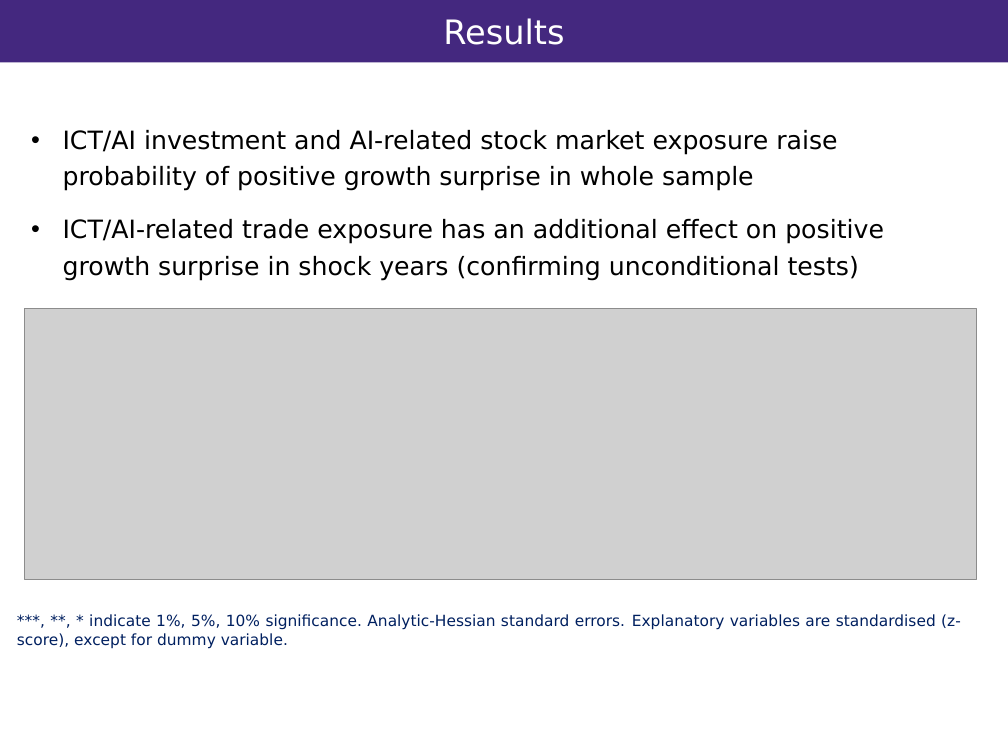
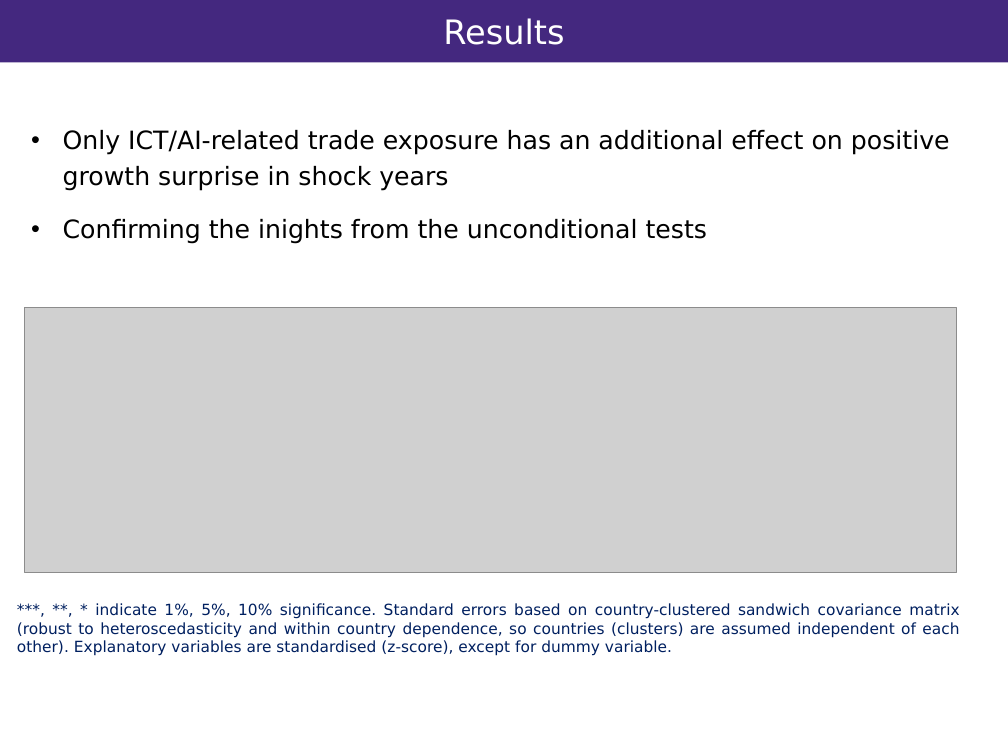
Before and after one commit to vandenEnd/scripts, a slide deck: slide 9 of Resilience.pptx. Drawn at 1008x756 pixels with LibreOffice and Linux fonts; fonts in the diff are those of the drawing; grey boxes stand for pictures; background and template pictures are left out. Boxes give left, top, right and bottom in pixels: in the first picture for what was removed or moved away, otherwise in the second. Text is boxed around its words. In the diff, an @@ line names an element or a change of style, - is before the commit and + after.

```diff
--- a/Resilience.pptx
+++ b/Resilience.pptx
@@ text at (63,130,950,244): text changed @@
-• ICT/AI investment and AI-related stock market exposure raise probability of positive growth surprise in whole sample
-• ICT/AI-related trade exposure has an additional effect on positive growth surprise in shock years (confirming unconditional tests)
+• Only ICT/AI-related trade exposure has an additional effect on positive growth surprise in shock years
+• Confirming the inights from the unconditional tests
@@ picture: place and size @@
-picture at (24,308,977,579)
+picture at (25,307,957,573)
@@ text at (17,603,959,656): text changed @@
-***, **, * indicate 1%, 5%, 10% significance. Analytic-Hessian standard errors. Explanatory variables are standardised (z-score), except for dummy variable.
+***, **, * indicate 1%, 5%, 10% significance. Standard errors based on country-clustered sandwich covariance matrix (robust to heteroscedasticity and within country dependence, so countries (clusters) are assumed independent of each other). Explanatory variables are standardised (z-score), except for dummy variable.
```
